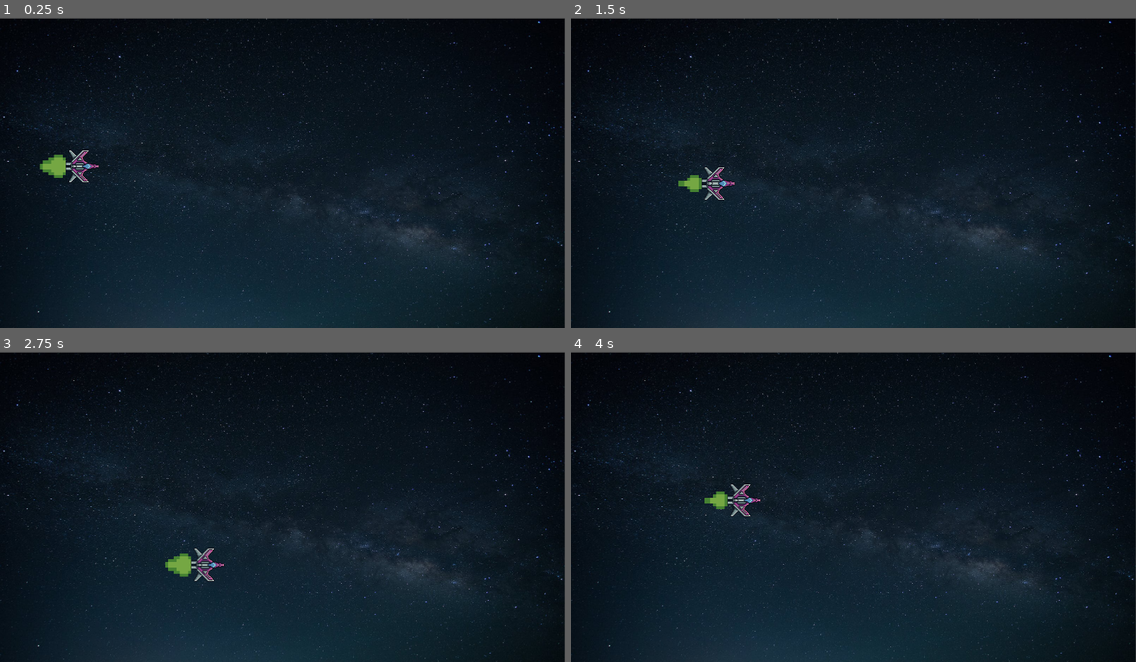
Above: before the commit, frames 1-4 (two rows, left to right).
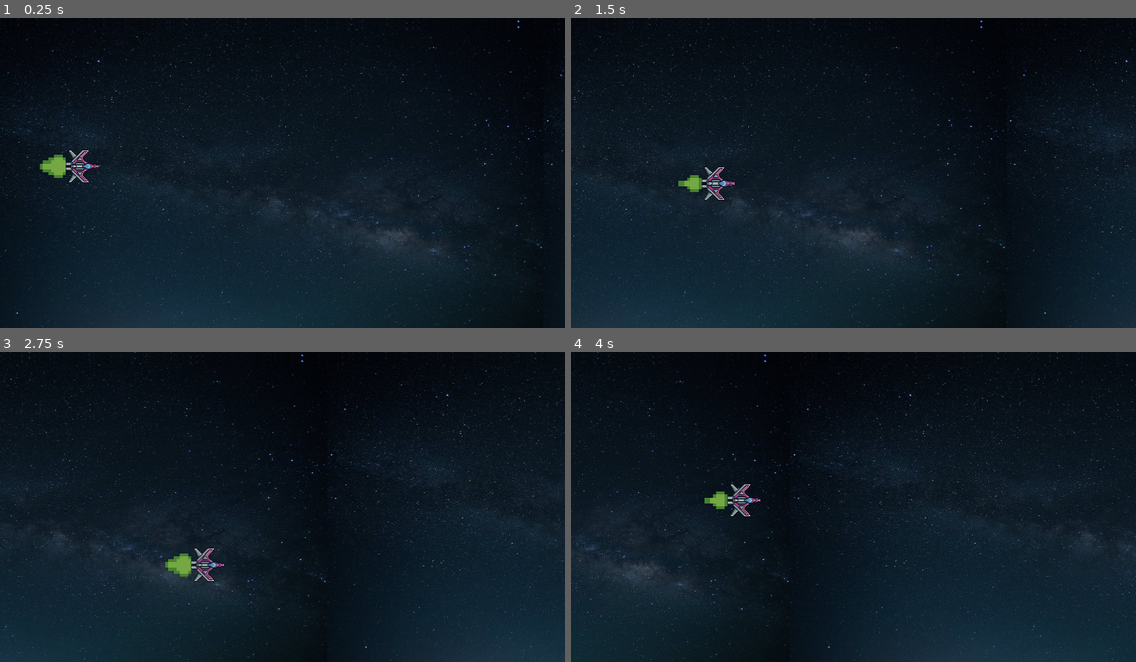
Above: after the commit, the same moments.

Repository: mhonen/Invaders
Game: Godot game, scene res://main.tscn
Two runs of this game, one before a commit and one after it. Both use one fixed random seed, a clock stepped at 60 frames per second and the inputs below.
Inputs:
- Up to frame 1 (0.25 s): no input
- Up to frame 2 (1.5 s): hold Right (right) 0.53-1.28 s; hold Down (down) from 1.28 s (still down)
- Up to frame 3 (2.75 s): release Down (down) at 2.03 s; hold Right (right) from 2.03 s (still down)
- Up to frame 4 (4 s): release Right (right) at 2.78 s; hold Up (up) 2.78-3.53 s; hold Left (left) from 3.53 s (still down)

The runs differ from the first frame. In frame 1, 2.3% of the frame differs, in the area x 0-100%, y 0-100%; in frame 2, 8.4%; in frame 3, 13%; in frame 4, 13%.

Commit message:
Version 0.3 Background update
Created a new script ParallaxScrolling.gd which controls scrolling background.
Secondly, updated the main scene with the new background image.

Diff:
--- /dev/null
+++ b/ParallaxBackground.gd
@@ -0,0 +1,10 @@
+extends ParallaxBackground
+
+var SPEED = 300
+
+# Called every frame. 'delta' is the elapsed time since the previous frame.
+func _process(delta: float) -> void:
+	scroll(delta)
+
+func scroll(delta: float):
+	scroll_base_offset -= Vector2(SPEED, 0) * delta
--- a/Player/player.gd
+++ b/Player/player.gd
@@ -3,7 +3,7 @@
 var speed = 300
 
 # Needed to add the ready function so thruster animation will work.
-# Probably will use a vonready variable later to get rid of funtion
+# Probably will use a onready variable later to get rid of funtion
 func _ready() -> void:
 	$Thrusters/AnimationPlayer.play("thrust")
 
--- a/Player/player.tscn
+++ b/Player/player.tscn
@@ -30,7 +30,7 @@
 
 [node name="Player" type="CharacterBody2D"]
 texture_filter = 1
-position = Vector2(455, 496)
+position = Vector2(977, 546)
 scale = Vector2(10, 10)
 script = ExtResource("1_omjp2")
 metadata/_edit_group_ = true
@@ -49,6 +49,7 @@
 rotation = 1.5708
 texture = ExtResource("3_qqew6")
 hframes = 2
+metadata/_edit_group_ = true
 
 [node name="AnimationPlayer" type="AnimationPlayer" parent="Thrusters"]
 speed_scale = 2.0
--- a/main.tscn
+++ b/main.tscn
@@ -1,21 +1,21 @@
-[gd_scene load_steps=3 format=3 uid="uid://bs615ctoh40tu"]
+[gd_scene load_steps=4 format=3 uid="uid://bs615ctoh40tu"]
 
 [ext_resource type="Texture2D" uid="uid://bdgtc66o321gt" path="res://Background/background.jpeg" id="1_xfq6u"]
+[ext_resource type="Script" path="res://ParallaxBackground.gd" id="2_en1c5"]
 [ext_resource type="PackedScene" uid="uid://c40wccuxvthp" path="res://Player/player.tscn" id="2_v4cw8"]
 
 [node name="Main" type="Node"]
 
-[node name="Background" type="TextureRect" parent="."]
-anchors_preset = 15
-anchor_right = 1.0
-anchor_bottom = 1.0
-offset_left = -1.0
-offset_top = 3.0
-offset_right = -1.0
-offset_bottom = 3.0
-grow_horizontal = 2
-grow_vertical = 2
-texture = ExtResource("1_xfq6u")
-
 [node name="Player" parent="." instance=ExtResource("2_v4cw8")]
 position = Vector2(287, 518)
+
+[node name="ParallaxBackground" type="ParallaxBackground" parent="."]
+script = ExtResource("2_en1c5")
+
+[node name="ParallaxLayer" type="ParallaxLayer" parent="ParallaxBackground"]
+motion_mirroring = Vector2(1960, 20)
+
+[node name="TextureRect" type="TextureRect" parent="ParallaxBackground/ParallaxLayer"]
+offset_right = 1963.0
+offset_bottom = 1067.0
+texture = ExtResource("1_xfq6u")
